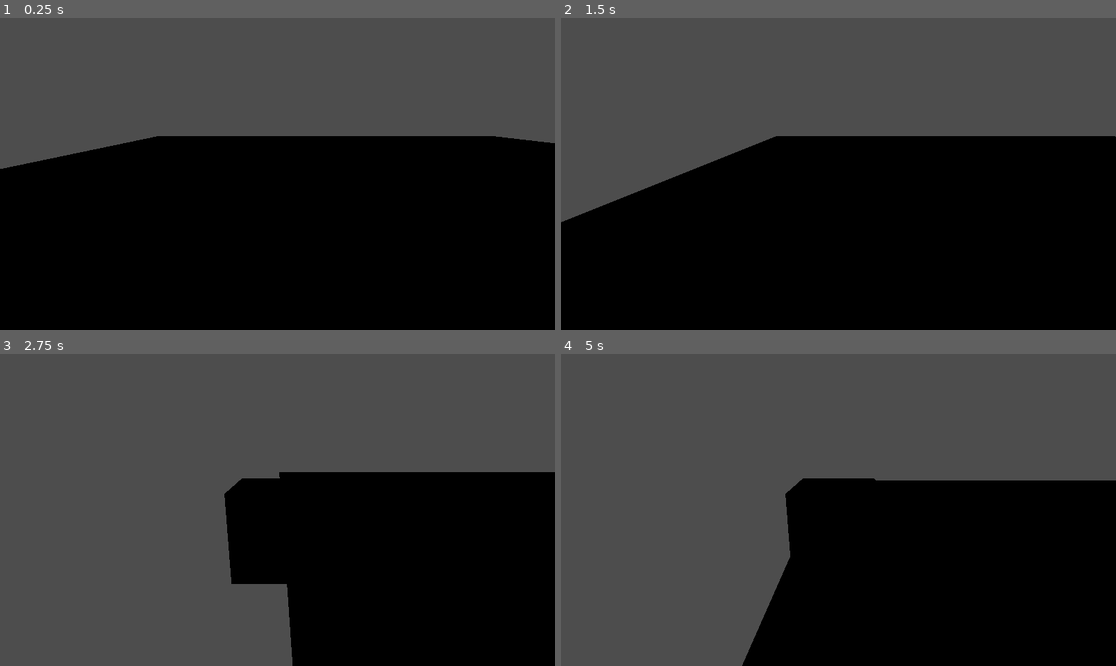
Above: before the commit, frames 1-4 (two rows, left to right).
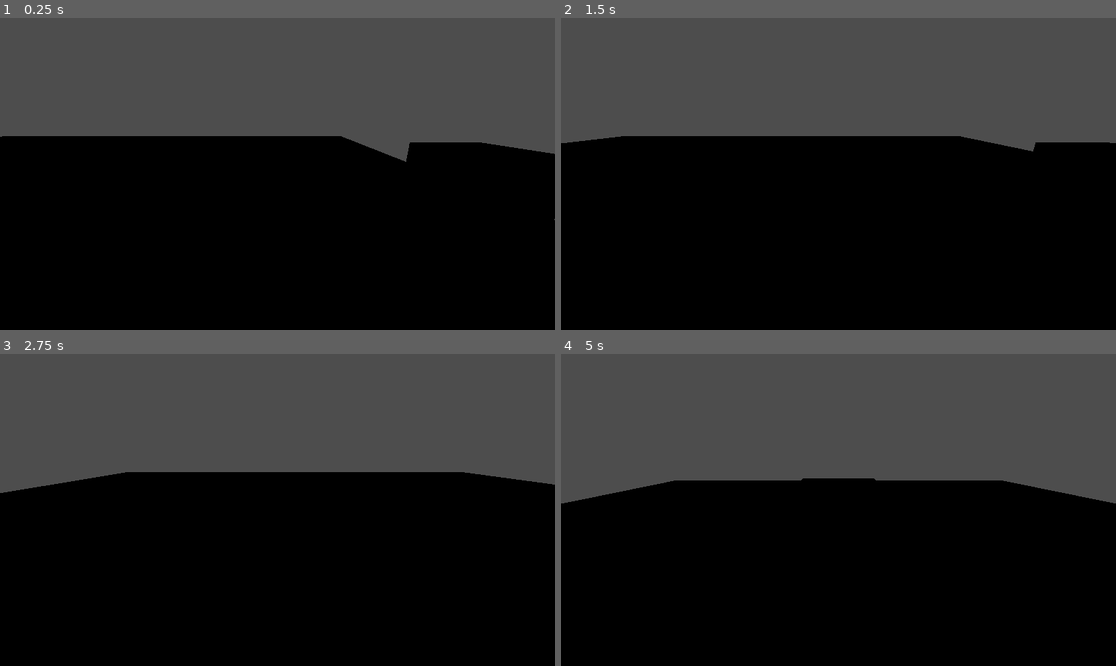
Above: after the commit, the same moments.

Repository: GyssRus/diplom
Game: Godot game, scene res://scene/level.tscn
Two runs of this game, one before a commit and one after it. Both use one fixed random seed, a clock stepped at 60 frames per second and the inputs below.
Inputs (mouse positions are in pixels of both pictures, inside the frame that each line leads up to):
- Up to frame 1 (0.25 s): no input
- Up to frame 2 (1.5 s): tap Enter (ui_accept) at 0.5, 0.77 s; move the mouse to (960, 158) at 0.52 s; hold A (a) 0.53-1.28 s; tap D (d) at 0.8, 1.35 s; move the mouse to (727, 189) at 1.27 s
- Up to frame 3 (2.75 s): tap Enter (ui_accept) at 1.52 s; tap A (a) at 1.55 s; move the mouse to (333, 441) at 2.02 s; hold A (a) from 2.03 s (still down); tap D (d) at 2.3 s
- Up to frame 4 (5 s): move the mouse to (810, 572) at 2.77 s; release A (a) at 2.78 s; tap D (d) at 2.85 s; tap Enter (ui_accept) at 3.02, 3.77, 4.52 s; tap A (a) at 3.05, 4.35 s; move the mouse to (1005, 556) at 3.52 s; hold D (d) 3.53-4.28 s; click (1005, 556) at 3.6 s; move the mouse to (672, 463) at 4.27 s

The runs differ from the first frame. In frame 1, 2.7% of the frame differs, in the area x 0-100%, y 37-65%; in frame 2, 5.9%; in frame 3, 28%, in the area x 0-100%, y 37-100%; in frame 4, 23%.

Commit message:
обновление врага
Он теперь наносит урон

Diff:
--- a/scene/level.tscn
+++ b/scene/level.tscn
@@ -20,7 +20,7 @@
 mesh = SubResource("BoxMesh_s4405")
 
 [node name="player" parent="." unique_id=1312855527 instance=ExtResource("1_s4405")]
-transform = Transform3D(1, 0, 0, 0, 1, 0, 0, 0, 1, -2.867891, 1.052638, 0)
+transform = Transform3D(1, 0, 0, 0, 1, 0, 0, 0, 1, 6.2196903, 1.052638, 0)
 
 [node name="enemy" parent="." unique_id=1290964897 instance=ExtResource("2_36wlx")]
-transform = Transform3D(1, 0, 0, 0, 1, 0, 0, 0, 1, 0, 1.0072386, 0)
+transform = Transform3D(1, 0, 0, 0, 1, 0, 0, 0, 1, 9.087582, 1.0072386, 0)
--- a/script/enemy.gd
+++ b/script/enemy.gd
@@ -12,7 +12,8 @@
 var player = null
 
 func _ready():
-	attack_collision.disabled = true
+	# НЕ отключаем коллизию навсегда!
+	# attack_collision.disabled = true  ← УБРАТЬ ЭТУ СТРОКУ
 	attack_area.body_entered.connect(_on_attack_area_body_entered)
 	add_to_group("enemies")
 	print("Враг создан! Здоровье: ", health)
@@ -33,23 +34,24 @@
 	move_and_slide()
 
 func _on_attack_area_body_entered(body):
+	print("В AttackArea вошло: ", body.name)
+
 	if body.is_in_group("player") and can_attack:
+		print("Атакуем игрока!")
 		can_attack = false
-		attack_collision.disabled = false
 
+		# Наносим урон
 		body.take_damage(attack_damage)
-		print("Враг атаковал! Урон: ", attack_damage)
 
-		await get_tree().create_timer(0.2).timeout
-		attack_collision.disabled = true
+		# Ждём перезарядку
 		await get_tree().create_timer(1.0).timeout
 		can_attack = true
 
 func take_damage(amount):
 	health -= amount
-	print("Враг получил урон ", amount, ", осталось здоровья: ", health)
+	print("Враг получил урон ", amount, ", осталось ", health)
 
-	# Визуальный эффект (красный цвет)
+	# Визуальный эффект
 	if has_node("MeshInstance3D"):
 		var material = $MeshInstance3D.get_active_material(0)
 		if material:
@@ -58,8 +60,5 @@
 			material.albedo_color = Color(1, 0.5, 0.5)
 
 	if health <= 0:
-		die()
-
-func die():
-	print("Враг уничтожен!")
-	queue_free()
+		print("Враг умер!")
+		queue_free()
--- a/script/player.gd
+++ b/script/player.gd
@@ -10,6 +10,9 @@
 var current_damage = 10
 var attack_cooldown = 0.5
 var can_attack = true
+
+var player_health = 50
+var max_health = 50
 
 # Узлы (должны быть в сцене!)
 @onready var attack_area = $AttackArea
@@ -84,4 +87,22 @@
 	can_attack = true
 
 func take_damage(amount):
-	print("Игрок получил урон ", amount)
+	player_health -= amount
+	print("Игрок получил урон ", amount, ", осталось здоровья: ", player_health)
+
+	# Визуальный эффект (мигание)
+	if has_node("MeshInstance3D"):
+		var material = $MeshInstance3D.get_active_material(0)
+		if material:
+			var original_color = material.albedo_color
+			material.albedo_color = Color(1, 1, 1)
+			await get_tree().create_timer(0.1).timeout
+			material.albedo_color = original_color
+
+	if player_health <= 0:
+		die()
+
+func die():
+	print("ИГРОК УМЕР!")
+	# Перезапускаем уровень
+	get_tree().reload_current_scene()
